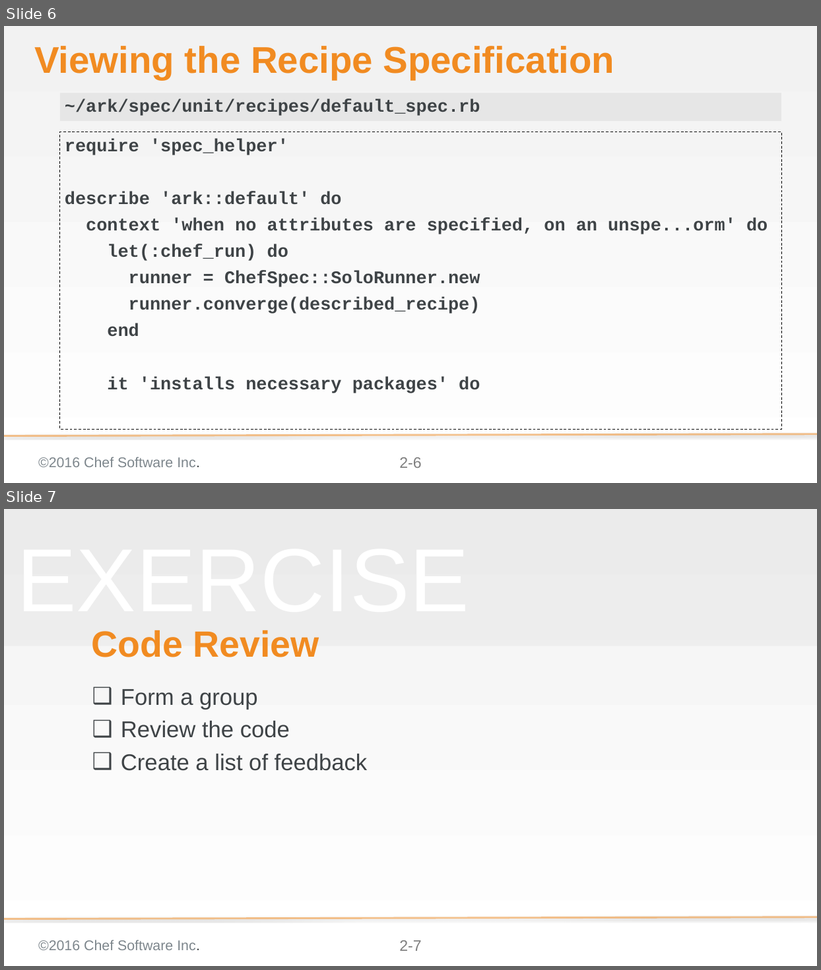
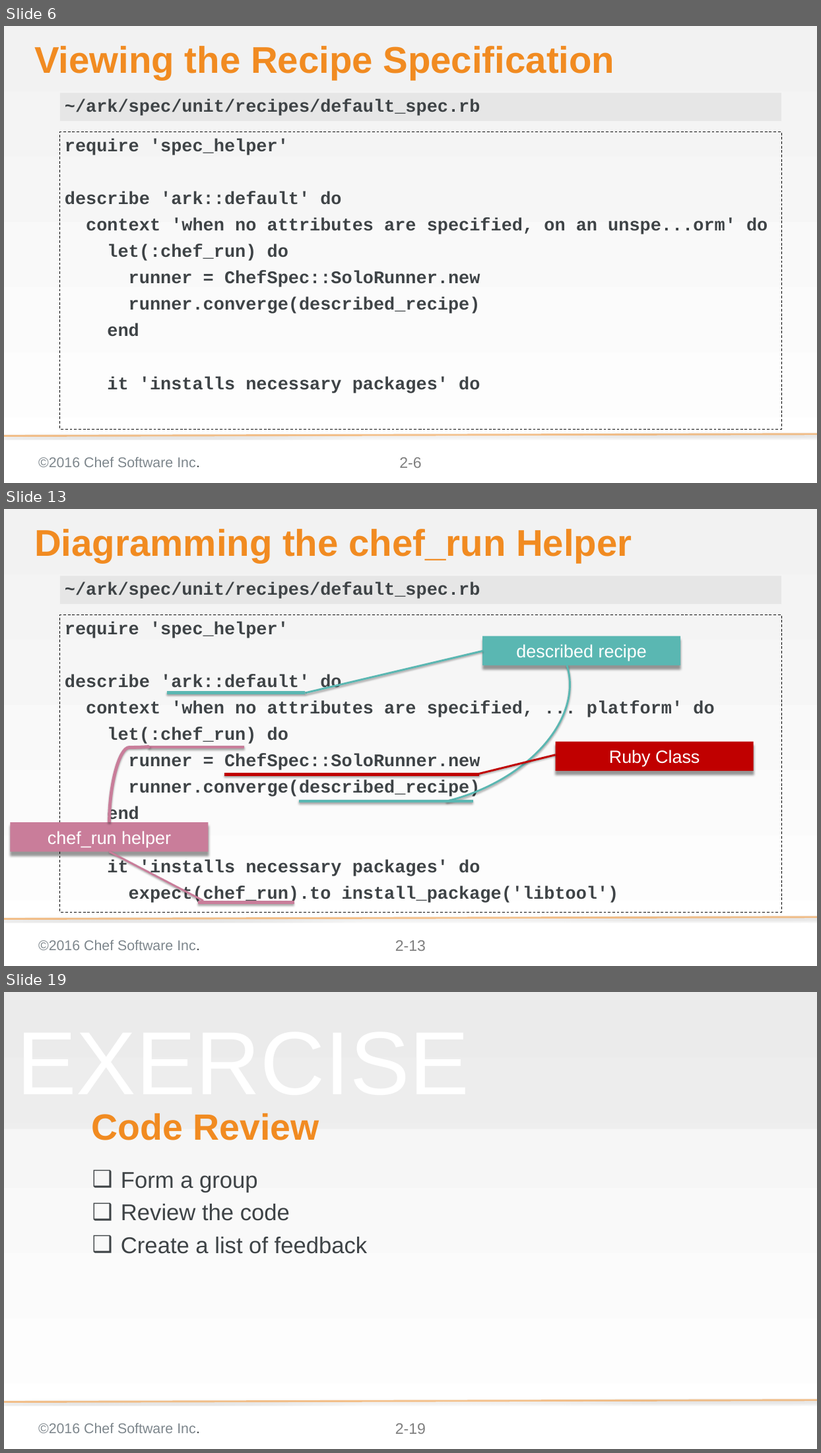
Before and after one commit to chef-training/elegant_tests, a slide deck: 02-code_review.pptx. Shown one above the other, each under a label of ours: slides 6 and 7 before the commit, slides 6, 13 and 19 after it; the slides between them are not shown. The pictures are 821x970 and 821x1453 pixels, drawn with LibreOffice and Linux fonts; fonts in the diff are those of the drawing; background and template pictures are left out. Boxes give left, top, right and bottom in pixels: in the first picture for what was removed or moved away, otherwise in the second. Text is boxed around its words. In the diff, an @@ line names an element or a change of style, - is before the commit and + after.

```diff
--- a/02-code_review.pptx
+++ b/02-code_review.pptx
@@ slide 13 added at bbox=[4, 509, 817, 966], background gradient #F2F2F2 to #FFFFFF; not listed: 3 template elements that a slide beside it also shows @@
@@ title added at bbox=[34, 529, 632, 563], 58.7 pt, text #F18B21, bold @@
+Diagramming the chef_run Helper
@@ text added at bbox=[60, 576, 781, 604], fill #D9D9D9 at 50% opacity, 28 pt, text #3E4346, bold @@
+~/ark/spec/unit/recipes/default_spec.rb
@@ arc (boxed as its full ellipse) added at bbox=[269, 576, 595, 840], outline #5AB7B2 3 pt @@
@@ text added at bbox=[60, 615, 781, 912], outline #000000 1 pt dashed, 28 pt, text #3E4346, bold @@
+require 'spec_helper'
+describe 'ark::default' do
+context 'when no attributes are specified, ... platform' do
+let(:chef_run) do
+runner = ChefSpec::SoloRunner.new
+runner.converge(described_recipe)
+end
+it 'installs necessary packages' do
+expect(chef_run).to install_package('libtool')
@@ rectangle added at bbox=[482, 636, 680, 665], fill #5AB7B2, 28 pt, text #FFFFFF @@
+described recipe
@@ line added from (306, 693) to (482, 651), #5AB7B2 3 pt @@
@@ line added from (167, 693) to (306, 693), #5AB7B2 5 pt @@
@@ rectangle added at bbox=[556, 742, 754, 771], fill #C00000, 28 pt, text #FFFFFF @@
+Ruby Class
@@ curved line added from (109, 823) to (149, 747), #C97D9A 5 pt @@
@@ line added from (149, 747) to (244, 747), #C97D9A 5 pt @@
@@ line added from (479, 774) to (556, 755), #C00000 3 pt @@
@@ line added from (224, 775) to (479, 775), #C00000 5 pt @@
@@ line added from (299, 801) to (473, 801), #5AB7B2 5 pt @@
@@ rectangle added at bbox=[11, 823, 209, 852], fill #C97D9A, 28 pt, text #FFFFFF @@
+chef_run helper
@@ line added from (203, 901) to (109, 852), #C97D9A 3 pt @@
@@ line added from (198, 903) to (294, 903), #C97D9A 5 pt @@
@@ what was slide 7 is now slide 19 @@
@@ page number at bbox=[395, 1424, 426, 1434]: text changed @@
-2-7
+2-19
```
Also in this commit, not shown: 2 slides changed, 11 other slides added.
